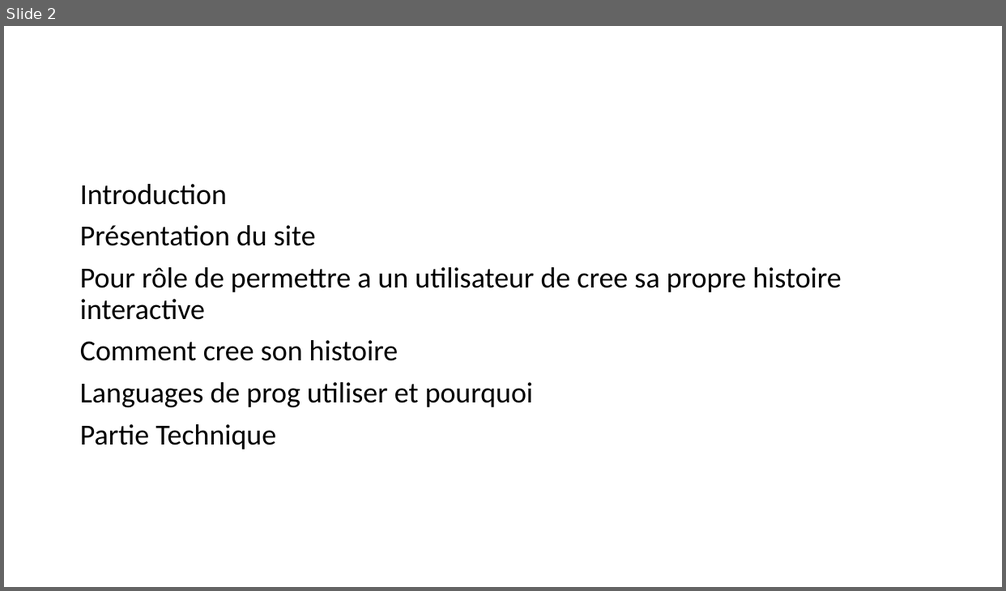
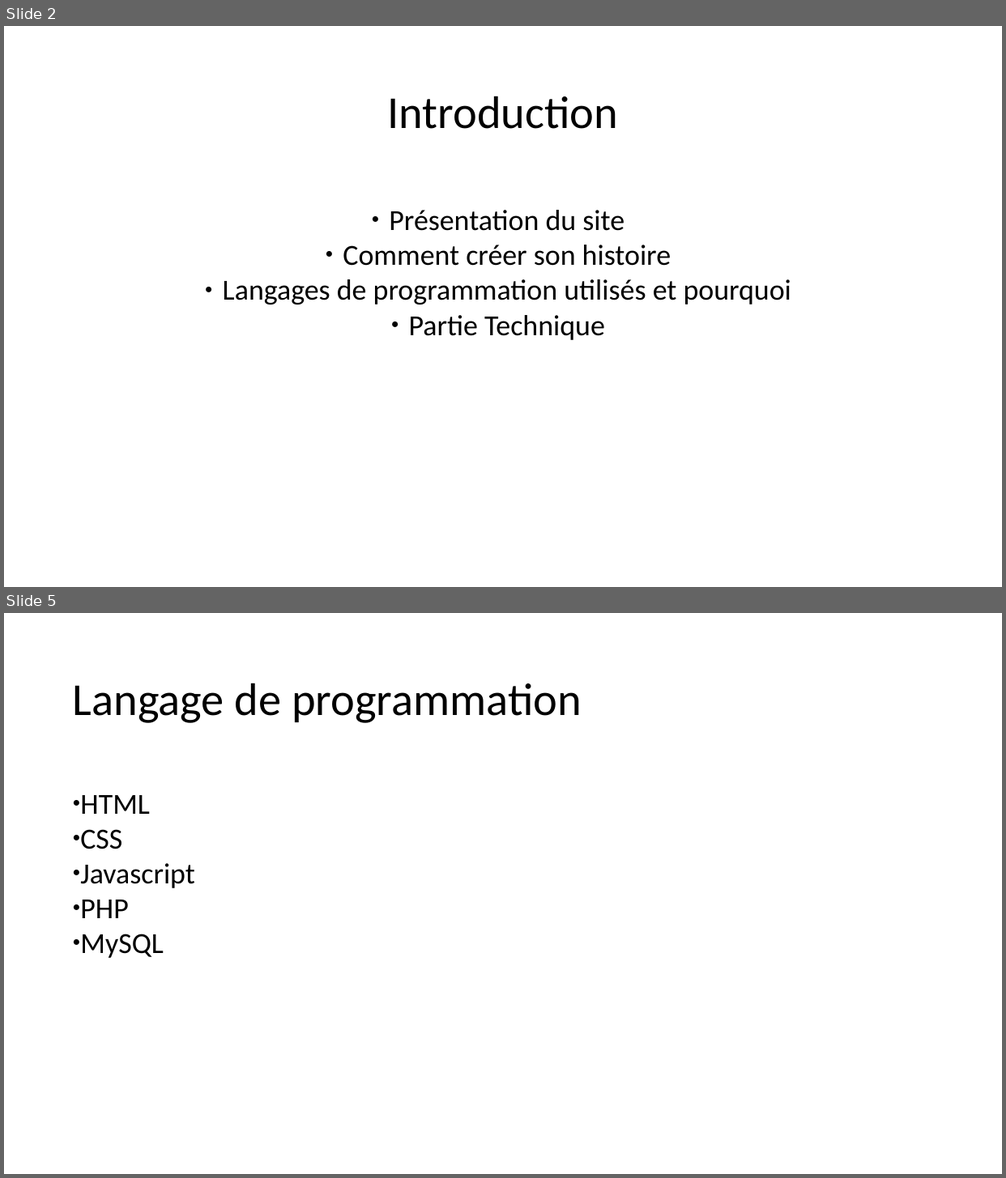
Before and after one commit to quentin244/histoires-interactives, a slide deck: Présentation.pptx. Shown one above the other, each under a label of ours: slide 2 before the commit, slides 2 and 5 after it; the slides between them are not shown. The pictures are 1006x591 and 1006x1178 pixels, drawn with LibreOffice and Linux fonts; fonts in the diff are those of the drawing. Boxes give left, top, right and bottom in pixels: in the first picture for what was removed or moved away, otherwise in the second. Text is boxed around its words. In the diff, an @@ line names an element or a change of style, - is before the commit and + after.

```diff
--- a/Présentation.pptx
+++ b/Présentation.pptx
@@ slide 5 added at <box>4,613,1002,1174</box>, background #FFFFFF @@
@@ text added at <box>73,683,582,723</box>, 44 pt, text #000000 @@
+Langage de programmation
@@ text added at <box>80,795,195,958</box>, 28 pt, text #000000 @@
+● HTML
+● CSS
+● Javascript
+● PHP
+● MySQL
@@ slide 2 changed as well @@
@@ text added at <box>387,96,618,129</box>, 44 pt, text #000000 @@
+Introduction
@@ text at <box>80,184,227,205</box>: paragraph removed @@
-Introduction
@@ text at <box>389,210,624,340</box>: alignment left to centre; bullet none to ●; line spacing 0.9 to 1; less space between paragraphs @@
@@ text at <box>223,245,791,305</box>: text changed @@
-Pour rôle de permettre a un utilisateur de cree sa propre histoire interactive
-Comment cree son histoire
-Languages de prog utiliser et pourquoi
+● Comment créer son histoire
+● Langages de programmation utilisés et pourquoi
```
Also in this commit, not shown: 4 other slides added, 2 slides removed, 7 other files.
